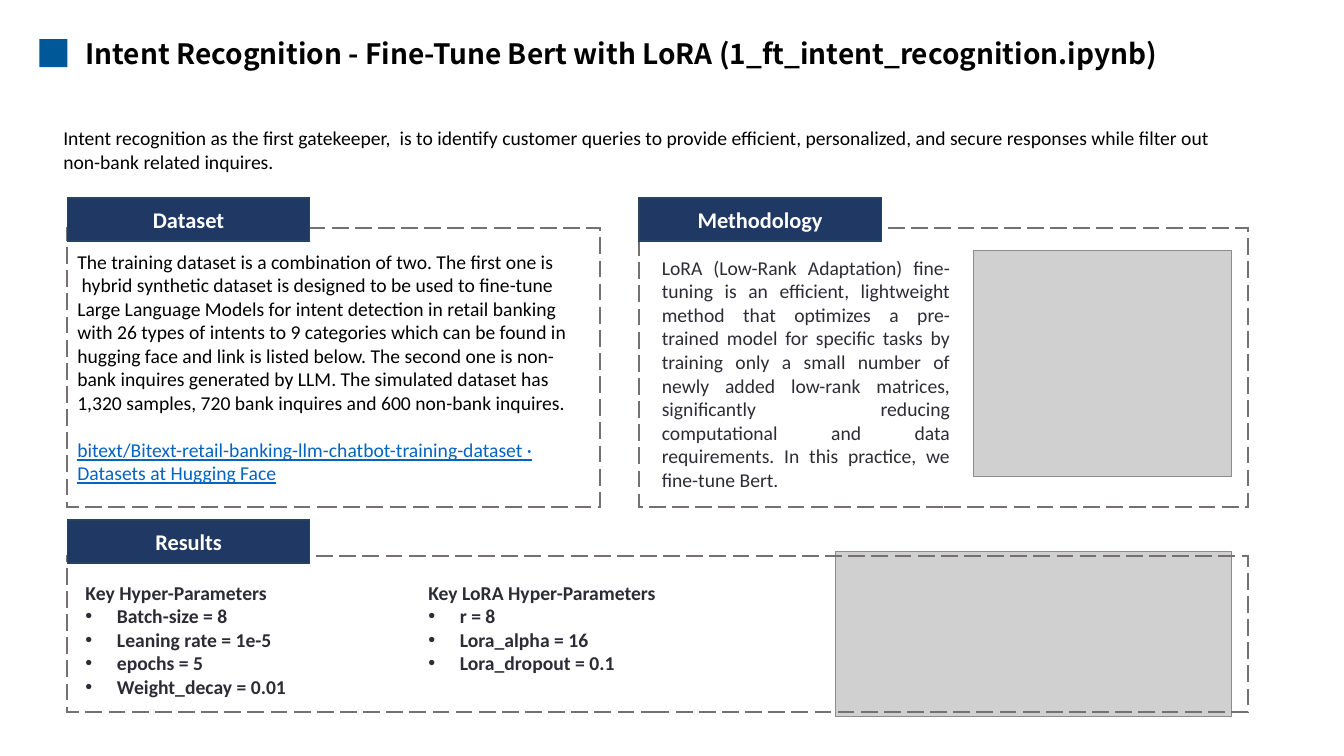
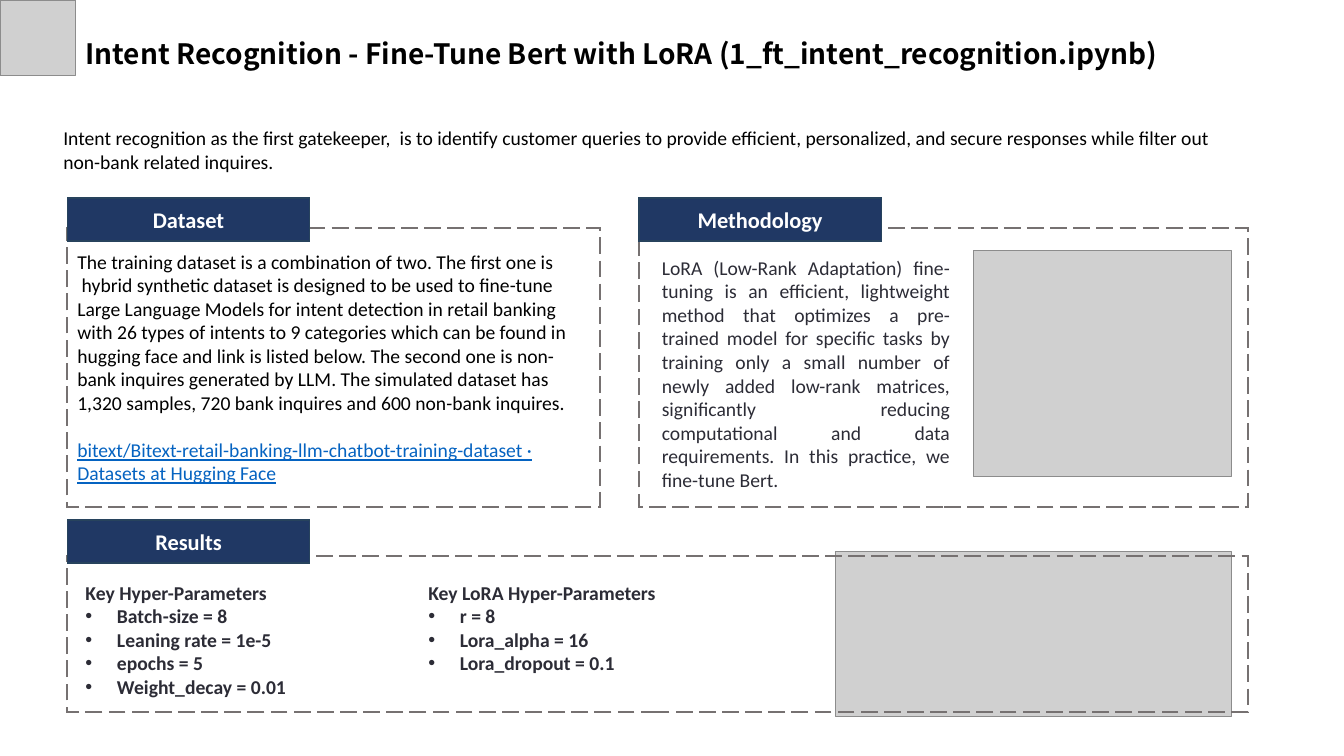
Before and after one commit to mengqinxue/Guardrails, a slide deck: slide 7 of docs/Guardrails Presentation.pptx (slide 6 before the commit). Drawn at 1344x756 pixels with LibreOffice and Linux fonts; fonts in the diff are those of the drawing; grey boxes stand for pictures. Boxes give left, top, right and bottom in pixels: in the first picture for what was removed or moved away, otherwise in the second. Text is boxed around its words. In the diff, an @@ line names an element or a change of style, - is before the commit and + after.

```diff
--- a/docs/Guardrails Presentation.pptx
+++ b/docs/Guardrails Presentation.pptx
@@ picture added at (x1=0, y1=0, x2=76, y2=76) @@
@@ rectangle removed at (x1=39, y1=39, x2=68, y2=68) @@
```
Also in this commit, not shown: 2 other slides changed, 2 slides added, 1 other file.
